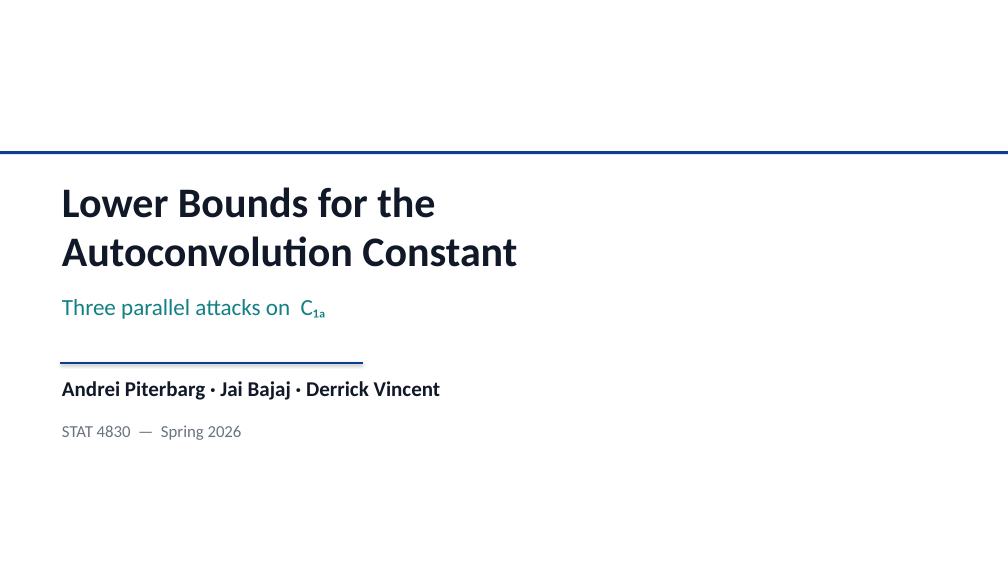
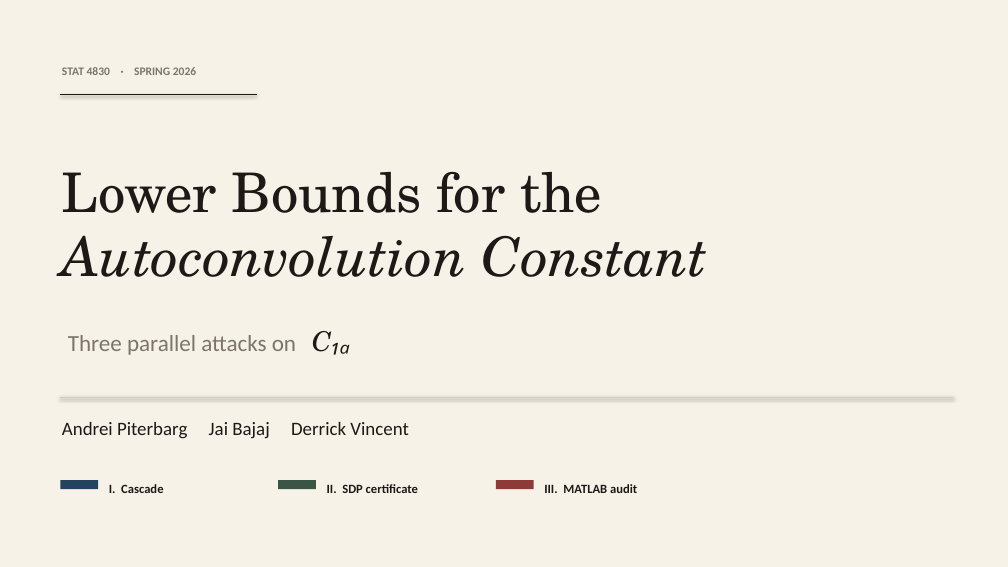
Before and after one commit to AndreiPiterbarg/compact_sidon, a slide deck: slide 1 of STAT 4830 Presentation.pptx. Drawn at 1008x567 pixels with LibreOffice and Linux fonts; fonts in the diff are those of the drawing. Boxes give left, top, right and bottom in pixels: in the first picture for what was removed or moved away, otherwise in the second. Text is boxed around its words. In the diff, an @@ line names an element or a change of style, - is before the commit and + after.

Commit message:
Redesign presentation with editorial theme
Paper-colored background, serif display type (Georgia) for titles and
big numbers, per-track color rails (navy / forest / brick), hairline
rules, progress-dot footer, roman-numeral section markers.

Rewrites generate_figures.py and build_deck.py together so figure and
slide palettes are unified. Rebuilds the deck.

```diff
--- a/STAT 4830 Presentation.pptx
+++ b/STAT 4830 Presentation.pptx
@@ rectangle: place and size @@
-rectangle at (0,151,1008,154)
+rectangle at (0,0,1008,567)
@@ rectangle at (0,0,1008,567): fill #0B3D91 to #F7F2E8 @@
@@ text at (62,67,196,75): text changed; size 16 to 11 pt; text colour #6B7280 to #7C756B; bold on @@
-STAT 4830 — Spring 2026
+STAT 4830 · SPRING 2026
@@ line added from (60, 95) to (257, 95), #1C1917 1.1 pt @@
@@ text "Lower Bounds for the": place and size @@
-text "Lower Bounds for the" at (62,187,435,218)
+text "Lower Bounds for the" at (62,171,602,213)
@@ text "Lower Bounds for the" at (62,171,602,213): size 40 to 52 pt, font Calibri to TeX Gyre Schola, text colour #111827 to #1C1917, bold off; line spacing 1 to 1.02 @@
@@ text "Autoconvolution Constant" at (62,235,708,277): size 40 to 52 pt, font Calibri to TeX Gyre Schola, text colour #111827 to #1C1917, bold off, italic on; line spacing 1 to 1.02 @@
@@ text "Three parallel attacks on C₁ₐ": place and size @@
-text "Three parallel attacks on C₁ₐ" at (62,299,327,319)
+text "Three parallel attacks on C₁ₐ" at (68,331,351,355)
@@ text "Three parallel attacks on C₁ₐ" at (68,331,351,355): size 22 to 26 pt, font Calibri to TeX Gyre Schola, text colour #138086 to #1C1917, italic on in "C₁ₐ"; text colour #138086 to #7C756B in "Three parallel attacks on"; line spacing 1 to 1.2 @@
@@ line removed from (60, 363) to (363, 363) @@
@@ line added from (60, 397) to (953, 397), #D6CDB8 0.75 pt @@
@@ text at (62,422,408,439): text changed; size 20 to 18 pt; text colour #111827 to #1C1917; bold off @@
-Andrei Piterbarg · Jai Bajaj · Derrick Vincent
+Andrei Piterbarg Jai Bajaj Derrick Vincent
@@ rectangle added at (60,480,98,489), fill #25435F @@
@@ text added at (109,484,163,493), 12 pt, text #1C1917, bold @@
+I. Cascade
@@ rectangle added at (278,480,316,489), fill #3A5445 @@
@@ text added at (327,484,418,493), 12 pt, text #1C1917, bold @@
+II. SDP certificate
@@ rectangle added at (496,480,534,489), fill #8E3A38 @@
@@ text added at (544,484,637,493), 12 pt, text #1C1917, bold @@
+III. MATLAB audit
```
Also in this commit, not shown: 12 other slides changed, 9 other files.
